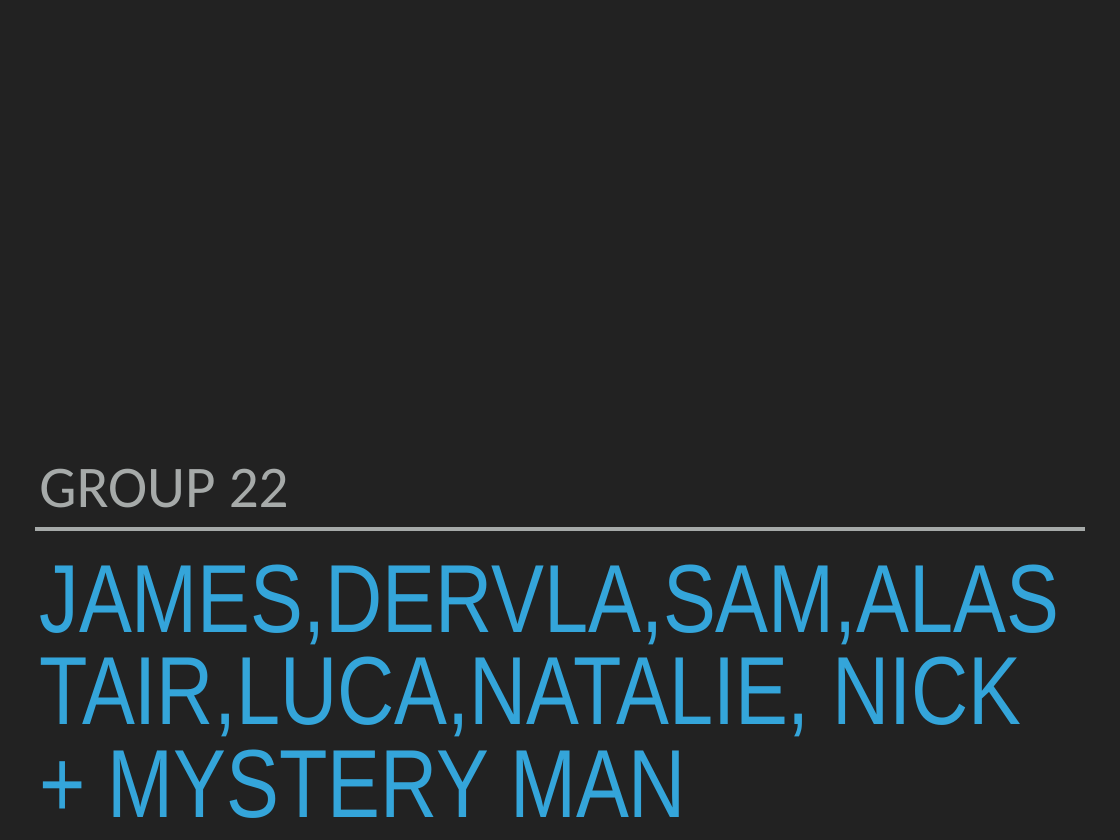
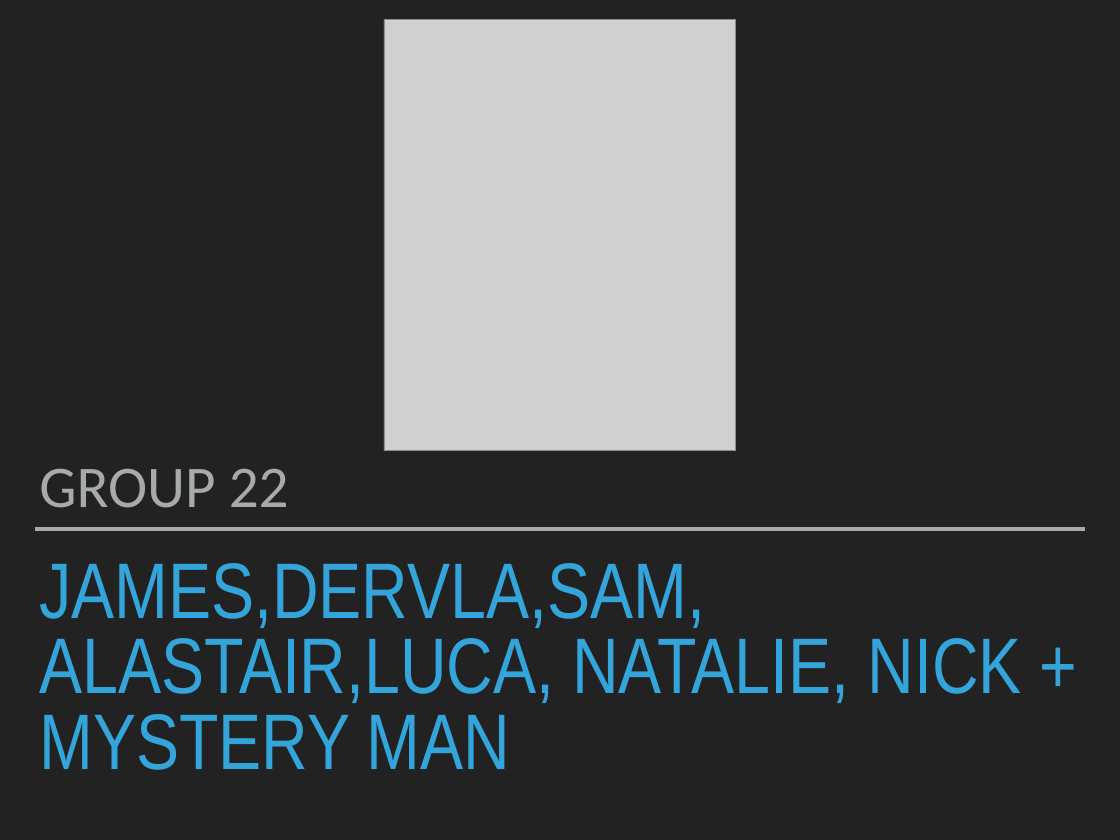
Before and after one commit to hodgyj/Game, a slide deck: slide 7 of Misadventure.pptx. Drawn at 1120x840 pixels with LibreOffice and Linux fonts; fonts in the diff are those of the drawing; grey boxes stand for pictures. Boxes give left, top, right and bottom in pixels: in the first picture for what was removed or moved away, otherwise in the second. Text is boxed around its words. In the diff, an @@ line names an element or a change of style, - is before the commit and + after.

```diff
--- a/Misadventure.pptx
+++ b/Misadventure.pptx
@@ picture added at [384,19,736,451] @@
@@ title at [39,563,1022,770]: text changed; size 88.4 to 72 pt @@
-JAMES,DERVLA,SAM,ALASTAIR,LUCA,NATALIE, NICK + MYSTERY MAN
+JAMES,DERVLA,SAM, ALASTAIR,LUCA, NATALIE, NICK + MYSTERY MAN
```
Also in this commit, not shown: 4 other slides changed.
